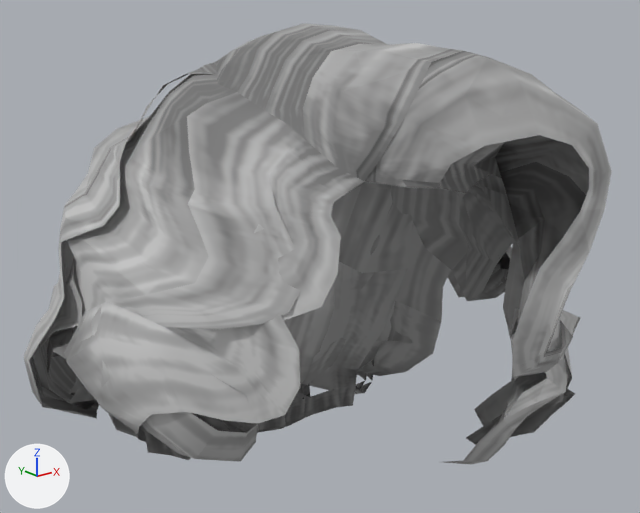
The glTF model public/models/hair_short02.glb, before and after one commit.
Camera for both pictures: a camera (50 mm lens) standing at (-0.241, -0.309, 0.159) and looking at (0.01, 0.005, 0.033). Every picture has the same lights, and +X, +Y and +Z are marked at lower left. The first picture is the older version. Vertices at exactly the same position are counted once.

In view in the first picture: 'hair_short02'.
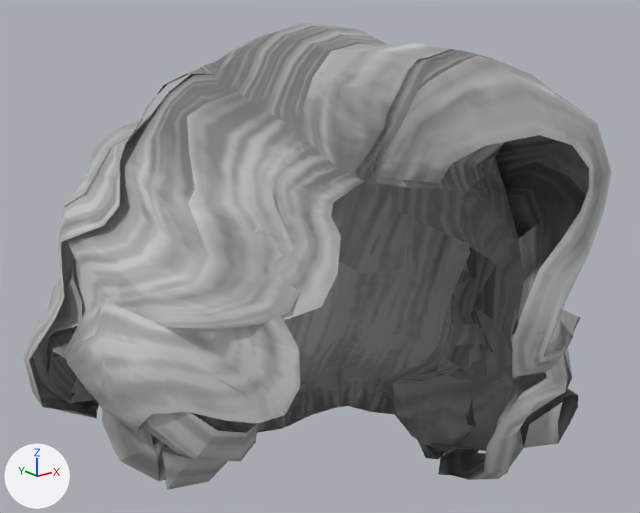
Scene script edits in JSON lines:
```json
{"op": "add", "block": "mat_hair_short02_mat_1", "code": ["mat_hair_short02_mat_1 = principled_material('hair_short02_Mat')", "mat_hair_short02_mat_1.texture = img_image_0  # with its transparency", "mat_hair_short02_mat_1.roughness = 0.46"]}
{"block": "me_hair_short02", "where": "# used by ob_hair_short02; location = (0.0, 0.0, 0.0)"}
{"op": "remove", "block": "me_hair_short02", "code": "me_hair_short02.from_pydata(...)  # 3043 vertices, 5334 faces; spans x -0.12..0.134, y -0.119..0.129, z -0.083..0.14"}
{"op": "add", "block": "me_hair_short02", "code": "me_hair_short02.from_pydata(...)  # 3700 vertices, 6660 faces; spans x -0.12..0.134, y -0.119..0.129, z -0.083..0.14"}
{"block": "me_hair_short02", "change": "me_hair_short02 part 1: 33 vertices moved from x 0.027..0.101, y -0.092..-0.045, z -0.055..-0.028 to x 0.027..0.101, y -0.096..-0.047, z -0.055..-0.028; 21 vertices removed from x 0.028..0.092, y -0.085..-0.038, z -0.059..-0.031; 509 vertices added at x 0.028..0.131, y -0.095..0.081, z -0.076..0.028"}
{"block": "me_hair_short02", "change": "me_hair_short02 part 2: 7 vertices moved from x -0.08..-0.056, y -0.027..0.016, z -0.045..-0.03 to x -0.08..-0.051, y -0.03..0.015, z -0.045..-0.03; 7 vertices removed from x -0.077..-0.057, y 0.0..0.018, z -0.052..-0.031; 176 vertices added at x -0.102..0.0, y -0.028..0.093, z -0.073..0.004"}
{"block": "me_hair_short02", "change": "me_hair_short02 part 3: 5237 faces spanning x -0.12..0.134, y -0.119..0.129, z -0.083..0.14 switch from mat_hair_short02_mat to mat_hair_short02_mat_1 (picture img_image_0)"}
```

Changed parts and their boxes (x1, y1, x2, y2) in the pictures (640 x 513 px):
```json
{"object": "hair_short02", "change": "reshaped", "before": [24, 23, 612, 464], "after": [24, 23, 612, 490]}
{"part": 1, "of": "me_hair_short02", "change": "built on", "before": [444, 342, 575, 464], "after": [350, 219, 578, 480]}
{"part": 2, "of": "me_hair_short02", "change": "built on", "before": [145, 429, 171, 455], "after": [102, 409, 228, 490]}
{"part": 3, "of": "me_hair_short02", "change": "edited", "before": [24, 23, 612, 462], "after": [24, 23, 612, 462], "on screen": "looks the same"}
```
